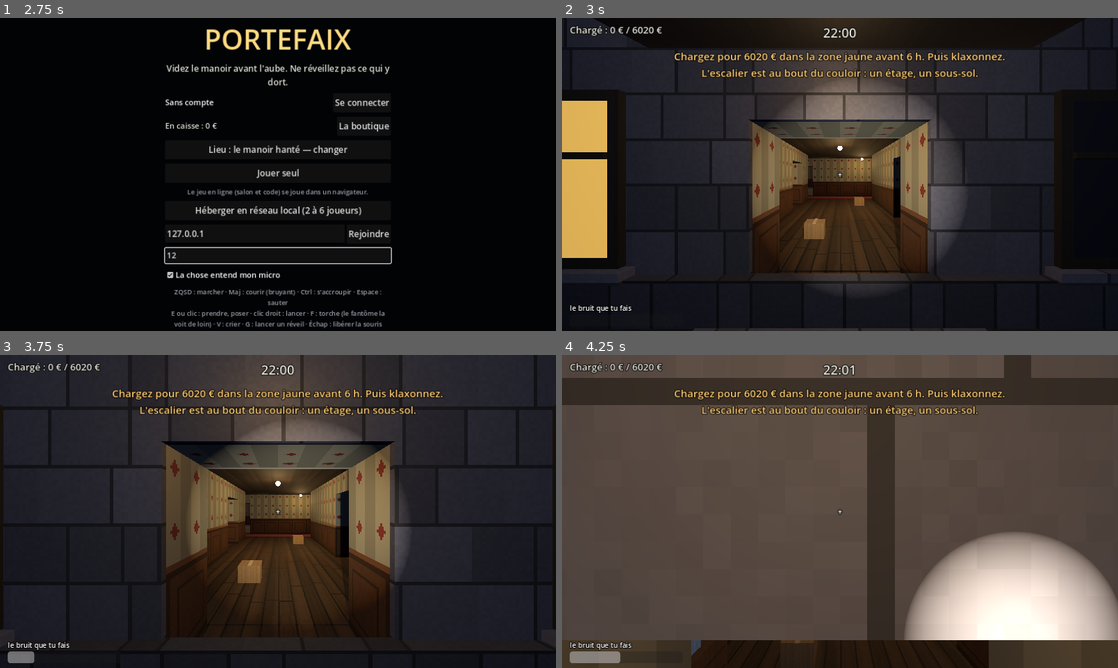
Above: before the commit, frames 1-4 (two rows, left to right).
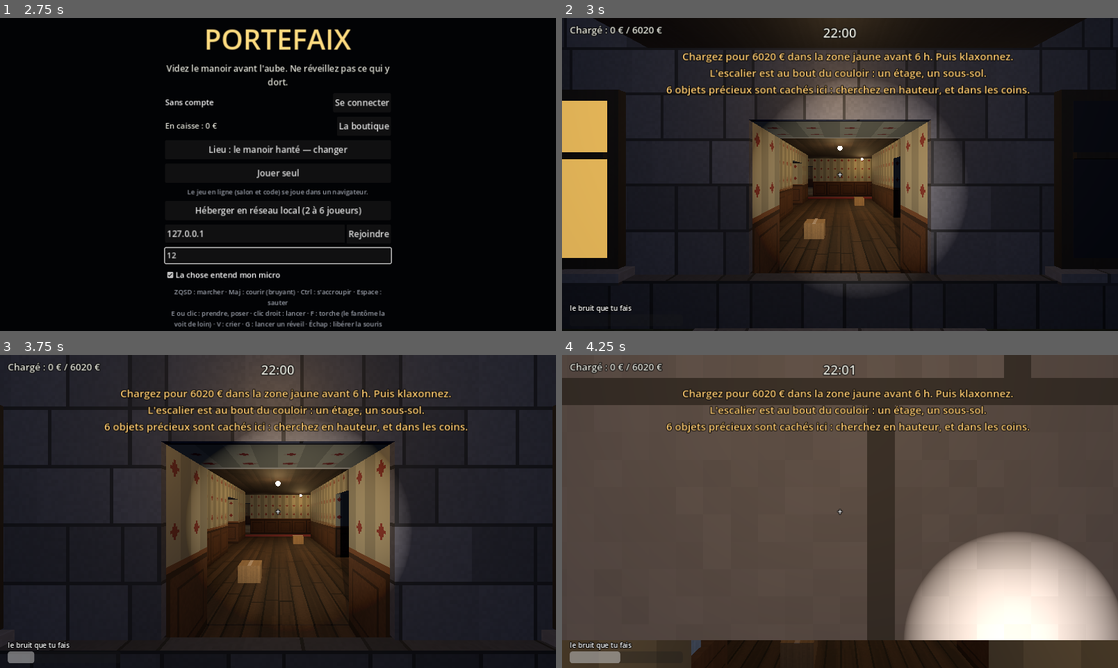
Above: after the commit, the same moments.

Repository: stonevalleyoff-ai/Portefaix
Game: Godot game, scene res://scenes/principal.tscn
Two runs of this game, one before a commit and one after it. Both use one fixed random seed, a clock stepped at 60 frames per second and the inputs below.
Inputs (mouse positions are in pixels of both pictures, inside the frame that each line leads up to):
- Up to frame 1 (2.75 s): click (278, 136) at 0.52 s; type "12" at 0.6 s; click (278, 155) at 0.75 s; type "12" at 0.83 s; click "Jouer sans compte" at 1.25 s; click (278, 255) at 2.02 s; type "12" at 2.1 s
- Up to frame 2 (3 s): click "Jouer seul" at 2.75 s
- Up to frame 3 (3.75 s): tap Enter at 3.5 s; move the mouse to (305, 511) at 3.52 s; hold W from 3.53 s (still down); tap E at 3.6 s; click (305, 511) at 3.67 s
- Up to frame 4 (4.25 s): keep holding W; tap Space at 3.77 s

Frame 1 is identical in both runs. In frame 2, 2.8% of the frame differs, in the area x 18-85%, y 10-25%; in frame 3, 2.8%; in frame 4, 3.0%, in the area x 18-85%, y 10-26%.

Commit message:
Des objets précieux cachés dans les lieux
Six par manoir, sept par bunker, un par pièce au plus, à tous les niveaux : sur le
dessus d'un meuble haut, ou dans un coin resté libre. Une montre en or, un collier, une
liasse, une statuette de jade, un œuf d'orfèvre, un diamant, des plans secrets… Ils
sont en plus du quota. La nuit s'ouvre en disant combien il y en a ; le premier qui en
prend un l'a trouvé, et tout le monde le sait.

Co-Authored-By: Claude Fable 5.2 <noreply@anthropic.com>
Claude-Session: https://claude.ai/code/session_0113xcVadwGKGBhLJGRbtKZF

Diff:
--- a/scripts/amenagement.gd
+++ b/scripts/amenagement.gd
@@ -29,6 +29,9 @@
 var fixes_n: Array = []
 var _n := 0                       # le niveau de la pièce qu'on meuble
 var _y0 := 0.0                    # et la hauteur de son plancher
+var _cachettes: Array = []        # où l'on peut cacher quelque chose : [le point, le niveau, la pièce, en hauteur ?]
+var _piece := 0
+var _passage := false             # la pièce qu'on meuble est un passage (un couloir, une entrée) : on n'y cache rien
 var _prime := false              # on meuble une pièce bonus : ce qu'on y pose est de la prime
 
 
@@ -36,6 +39,8 @@
 	m = maison
 	h = hasard
 	for p in m.pieces:
+		_piece += 1
+		_passage = p.type in ["couloir", "entree", "palier", "passerelle"]
 		_r = Rect2(p.rect)
 		_pris = []
 		_aux_murs = []
@@ -106,6 +111,33 @@
 				_buanderie()
 			"chaufferie":
 				_chaufferie()
+		# les coins restés libres de cette pièce : de quoi y cacher quelque chose, par terre
+		if not p.type in ["couloir", "entree", "palier", "passerelle"] and not _prime:
+			for coin: Vector2 in [_r.position + Vector2(0.3, 0.3), Vector2(_r.end.x - 0.3, _r.position.y + 0.3), Vector2(_r.position.x + 0.3, _r.end.y - 0.3), _r.end - Vector2(0.3, 0.3)]:
+				if _libre(Rect2(coin - Vector2(0.2, 0.2), Vector2(0.4, 0.4)), 0.0):
+					_cachettes.append([Vector3(coin.x, _y0, coin.y), _n, _piece, false])
+	_cacher()
+
+
+# Les objets précieux, cachés. Deux sortes de cachettes : le dessus d'un meuble haut (une armoire, une bibliothèque, un casier : il faut
+# lever les yeux), et un coin de pièce resté libre, par terre, dans l'ombre. Une cachette par pièce au plus, de tout à chaque niveau.
+func _cacher() -> void:
+	var combien: int = R.CACHES.get(m.lieu, 5)
+	var sortes: Array = _melange(R.PRECIEUX.get(m.lieu, R.PRECIEUX["manoir"]).duplicate())
+	var ou: Array = _melange(_cachettes)
+	var pieces_prises := {}
+	var par_niveau := {}
+	var faites := 0
+	for tour in 2:                           # d'abord une par niveau, puis ce qui reste
+		for c in ou:
+			if faites >= combien or pieces_prises.has(c[2]) or (tour == 0 and par_niveau.has(c[1])):
+				continue
+			var type: String = sortes[faites % sortes.size()]
+			var t := _t(type)
+			objets.append({"type": type, "pos": c[0] + Vector3(0.0, t.y * 0.5 + 0.02, 0.0), "yaw": h.randf() * TAU, "accroche": false, "bonus": true, "cache": true})
+			pieces_prises[c[2]] = true
+			par_niveau[c[1]] = true
+			faites += 1
 
 
 # --- les pièces ---
@@ -688,6 +720,8 @@
 	var t := _t(type)
 	var e := _emprise(c, t, yaw)
 	objets.append({"type": type, "pos": Vector3(c.x, _y0 + y + t.y * 0.5 + 0.02, c.y), "yaw": yaw, "accroche": false, "bonus": _prime})
+	if y <= 0.0 and t.y >= 1.7 and not _prime and not _passage:      # (le dessus d'un meuble haut : une cachette)
+		_cachettes.append([Vector3(c.x, _y0 + t.y + 0.02, c.y), _n, _piece, true])
 	if y <= 0.0:
 		_pris.append([e, t.y])
 		if R.CATALOGUE[type].masse >= R.OBJET_LEGER:
--- a/scripts/essai.gd
+++ b/scripts/essai.gd
@@ -186,6 +186,47 @@
 	verif(rangees and portes_libres, "tout est posé sur du sol, dans la maison, et rien ne barre une porte")
 	verif(antres, "dans chacune, le fantôme se réveille à un endroit dégagé de sa pièce, pas dans un meuble")
 	_bonus(Maison, Amenagement)
+	_caches(Maison, Amenagement)
+
+
+# les objets précieux cachés : dans chaque lieu, plusieurs, à des endroits qui tiennent
+func _caches(Maison, Amenagement) -> void:
+	var bien := true
+	var moins := 99
+	var hauts := 0
+	var coins := 0
+	var valeur := 0
+	for lieu in ["manoir", "bunker"]:
+		for graine in range(1, 7):
+			var m = Maison.new()
+			m.lieu = lieu
+			m.construire(graine)
+			var h := RandomNumberGenerator.new()
+			h.seed = graine + 1
+			var a = Amenagement.new()
+			a.amenager(m, h)
+			var n := 0
+			var pieces := {}
+			var niveaux := {}
+			for o in a.objets:
+				if not o.get("cache", false):
+					continue
+				n += 1
+				valeur += R.CATALOGUE[o.type].valeur
+				var niv: int = m.niveau_de(o.pos.y)
+				niveaux[niv] = true
+				var hauteur: float = o.pos.y - m.y_de(niv)
+				hauts += 1 if hauteur > 1.5 else 0
+				coins += 1 if hauteur < 0.5 else 0
+				bien = bien and o.bonus and m.lettre(int(o.pos.x), int(o.pos.z), niv) == "." and R.PRECIEUX[lieu].has(o.type)
+				for p in m.pieces:
+					if p.niveau == niv and Rect2(p.rect).has_point(Vector2(o.pos.x, o.pos.z)):
+						bien = bien and not pieces.has(p.rect) and not p.type in ["couloir", "entree", "palier"]
+						pieces[p.rect] = true
+			bien = bien and n == R.CACHES[lieu] and niveaux.size() >= mini(m.niveaux.size(), 3)
+			moins = mini(moins, n)
+			m.free()
+	verif(bien and moins >= 6 and hauts >= 10 and coins >= 10, "dans chaque manoir et chaque bunker, %d objets précieux au moins sont cachés, un par pièce au plus, à tous les niveaux : sur un meuble haut (%d) ou dans un coin (%d) ; %d € en moyenne" % [moins, hauts, coins, valeur / 12])
 
 
 # les maisons bonus : une sur quatre, avec ses pièces loufoques et ses trésors
@@ -805,6 +846,24 @@
 	await _attendre(0.2)
 	verif(jeu.etat == jeu.FIN and not jeu.gagne, "plus un porteur en vie : c'est perdu")
 
+	# un objet précieux caché : le premier qui le prend l'a trouvé
+	jeu.lancer()
+	await _attendre(0.5)
+	jeu.repit = 1e9
+	var cachette = null
+	for o in jeu.objets.values():
+		if o.cache:
+			cachette = o
+	var debut: String = jeu.ui._annonce.text
+	_pilote(jeu.moi)
+	jeu.moi.global_position = Vector3(cachette.global_position.x, jeu.maison.sol(cachette.global_position) + 0.05, cachette.global_position.z + 0.8)
+	await _attendre(0.3)
+	var pose: bool = cachette.valeur == cachette.valeur_neuve and cachette.global_position.y > jeu.maison.sol(cachette.global_position) - 0.05
+	jeu.prendre(1, cachette.id)
+	await _attendre(0.2)
+	verif(jeu.caches >= 4 and jeu.caches <= R.CACHES["manoir"] and debut.contains("objets précieux sont cachés") and pose and cachette.trouve and cachette.porteurs == [1] and jeu.ui._annonce.text.contains("a trouvé") and jeu.prime >= cachette.valeur,
+		"la nuit s'ouvre en disant que %d objets précieux sont cachés ; le porteur en trouve un (%s, %d €), et tout le monde le sait" % [jeu.caches, cachette.nom, cachette.valeur])
+	jeu.lacher(1, cachette.id, false)
 	print("12. La maison bonus")
 	var ordinaire: int = jeu.total
 	jeu.bonus_voulu = ["cave", "garage"]
--- a/scripts/objet.gd
+++ b/scripts/objet.gd
@@ -19,6 +19,8 @@
 var valeur := 0
 var fragile := 0.0
 var bonus := false                # un trésor de pièce bonus : il ne compte pas dans le quota
+var cache := false                # un objet précieux caché : le premier qui le prend l'a trouvé
+var trouve := false
 var maudit := false               # le prendre réveille ce qui dort
 var eveille := false
 var accroche := false             # tient encore à son mur
@@ -104,6 +106,25 @@
 	var or_ := Color(0.95, 0.75, 0.2)
 	var chrome := Color(0.7, 0.72, 0.75)
 	match type:
+		# --- les objets précieux cachés ---
+		"montre_or":
+			return [[0, 0, 0, 0.5, 1, 0.5, c], [0, 0.3, 0, 0.36, 0.5, 0.36, Color(0.95, 0.95, 0.9)], [0, -0.2, 0.4, 0.26, 0.5, 0.36, sombre], [0, -0.2, -0.4, 0.26, 0.5, 0.36, sombre]]
+		"collier":
+			return [[0, 0, 0.42, 1, 1, 0.16, c], [0, 0, -0.42, 1, 1, 0.16, c], [0.42, 0, 0, 0.16, 1, 1, c], [-0.42, 0, 0, 0.16, 1, 1, c], [0, 0.2, 0.46, 0.2, 1.2, 0.2, Color(0.9, 0.7, 0.2)]]
+		"liasse":
+			return [[0, 0, 0, 1, 1, 1, c], [0, 0, 0, 0.2, 1.04, 1.04, Color(0.9, 0.88, 0.75)], [0.3, 0.5, 0, 0.3, 0.04, 0.5, clair]]
+		"statuette_jade":
+			return [[0, -0.42, 0, 1, 0.16, 1, sombre], [0, -0.1, 0, 0.7, 0.5, 0.7, c], [0, 0.3, 0, 0.5, 0.3, 0.6, c], [0, 0.46, 0.1, 0.3, 0.1, 0.3, clair]]
+		"oeuf_precieux":
+			return [[0, -0.42, 0, 0.7, 0.16, 0.7, or_], [0, 0.04, 0, 1, 0.6, 1, c], [0, 0.4, 0, 0.6, 0.2, 0.6, c], [0, 0.04, 0, 1.04, 0.1, 1.04, or_], [0, 0.5, 0, 0.2, 0.08, 0.2, or_]]
+		"diamant":
+			return [[0, 0.15, 0, 1, 0.5, 1, c], [0, -0.25, 0, 0.5, 0.5, 0.5, clair], [0, 0.42, 0, 0.6, 0.16, 0.6, Color(1, 1, 1)]]
+		"bourse_or":
+			return [[0, -0.1, 0, 1, 0.8, 1, c], [0, 0.38, 0, 0.5, 0.24, 0.5, sombre], [0.2, 0.46, 0.2, 0.3, 0.1, 0.3, or_], [-0.3, -0.45, 0.4, 0.3, 0.1, 0.3, or_]]
+		"plans_secrets":
+			return [[0, 0, 0, 1, 1, 1, c], [0, 0.5, 0, 0.8, 0.1, 0.7, Color(0.3, 0.45, 0.75)], [0.3, 0.52, -0.3, 0.3, 0.1, 0.2, Color(0.8, 0.1, 0.1)]]
+		"medailles":
+			return [[0, 0, 0, 1, 1, 1, c], [-0.25, 0.5, 0, 0.2, 0.2, 0.4, or_], [0.05, 0.5, 0, 0.2, 0.2, 0.4, chrome], [0.33, 0.5, 0, 0.2, 0.2, 0.4, Color(0.7, 0.45, 0.2)]]
 		# --- le bunker ---
 		"lit_camp":
 			return [[0, 0.1, 0, 1, 0.24, 1, c], [0, 0.3, -0.4, 0.8, 0.2, 0.16, clair], [0, 0.24, 0.1, 0.96, 0.08, 0.6, sombre]] + pieds
--- a/scripts/principal.gd
+++ b/scripts/principal.gd
@@ -50,6 +50,7 @@
 var hasard := RandomNumberGenerator.new()
 var temps := 0.0
 var total := 0
+var caches := 0                   # combien d'objets précieux sont cachés dans ce lieu
 var prime := 0                    # ce que valent les trésors d'une maison bonus (hors quota)
 var quota := 0
 var charge := 0
@@ -522,6 +523,8 @@
 	else:
 		var noms: Array = maison.bonus.map(func(b): return maison.NOMS[b])
 		ui.annoncer("MANOIR BONUS ! Ici : %s. Une fortune, en plus du quota.\nChargez pour %d € avant 6 h, puis klaxonnez." % [" et ".join(noms) if noms.size() < 3 else "%s, %s et %s" % noms, quota], 10.0)
+	if caches > 0:                           # (et ce qu'on ne voit pas en entrant)
+		ui._annonce.text += "\n%d objets précieux sont cachés ici : cherchez en hauteur, et dans les coins." % caches
 	if not tactile.actif:
 		Input.mouse_mode = Input.MOUSE_MODE_CAPTURED
 
@@ -552,6 +555,7 @@
 	maison.encombrer(a.lourds, a.fixes, a.lourds_n, a.fixes_n)
 	total = 0
 	prime = 0
+	caches = 0
 	for d in a.objets:
 		var o := Objet.new()
 		o.preparer(self, objets.size(), d.type)
@@ -567,6 +571,8 @@
 			o.traine.connect(_sur_traine)
 		objets[o.id] = o
 		o.bonus = d.get("bonus", false)
+		o.cache = d.get("cache", false)
+		caches += 1 if o.cache else 0
 		if o.bonus:                      # la prime ne compte pas dans le quota : c'est en plus
 			prime += o.valeur
 		else:                            # (à l'étage, au sous-sol, au fond du bunker : cela pèse moins dans le quota)
@@ -652,6 +658,10 @@
 		_dire_a(qui, "Tes bras repoussent encore.")
 		return
 	objet_info.rpc(ido, o.valeur, o.prises + o.accroches(j, libres))
+	if o.cache and not o.trouve:     # un objet précieux caché : le premier qui le prend l'a trouvé, et tout le monde le sait
+		o.trouve = true
+		son_a.rpc("vote", o.global_position, 0.0)
+		annonce.rpc("%s a trouvé %s, caché là : %d € !" % [j.nom, o.nom, o.valeur])
 	if o.maudit and not o.eveille:   # on ne touche pas au grimoire : dans la maison, ça s'entend de partout
 		o.eveille = true
 		for c in choses:
@@ -1194,7 +1204,7 @@
 		pseudos[str(j.id)] = j.nom
 	var t := {"etat": ["menu", "salon", "partie", "fin"][etat], "connecte": compte.connecte, "pseudo": compte.nom(), "avis": ui._avis.text,
 		"refus": ui._connexion_avis.text, "a_changer": compte.a_changer, "avis_compte": compte.avis, "erreur_compte": compte.erreur, "code": salon.code, "numero": salon.numero, "membres": salon.membres, "relies": Array(multiplayer.get_peers()),
-		"hote": serveur, "regard": [snappedf(moi.yaw, 0.01), snapp …(190 unchanged characters)… aison != null else [], "prime": prime, "lieu": maison.lieu if maison != null els …(275 unchanged characters)…
+		"hote": serveur, "regard": [snappedf(moi.yaw, 0.01), snapp …(190 unchanged characters)… aison != null else [], "prime": prime, "caches": caches, "lieu": maison.lieu if maison != null els …(275 unchanged characters)…
 		"bras": moi.repousse if moi != null else [], "quota": quota, "reperes": ui.reperes()}
 	if maison != null:
 		t["cage"] = [maison.cage.position.x, maison.cage.position.y, maison.cage.size.x, maison.cage.size.y]
--- a/scripts/regles.gd
+++ b/scripts/regles.gd
@@ -180,6 +180,10 @@
 
 # l'étage et le sous-sol : ce qu'on y trouve compte pour un tiers dans le quota (il faut le descendre, ou le remonter, par l'escalier)
 const PART_ETAGES := 0.33
+# les objets précieux cachés : combien par lieu, et lesquels
+const CACHES := {"manoir": 6, "bunker": 7}
+const PRECIEUX := {"manoir": ["montre_or", "collier", "liasse", "statuette_jade", "oeuf_precieux", "diamant", "bourse_or"],
+	"bunker": ["plans_secrets", "medailles", "liasse", "montre_or", "diamant", "bourse_or", "lingot"]}
 const CHANCE_BONUS := 0.25
 const BONUS := ["cave", "garage", "tresor", "arcade", "nains", "trone"]
 
@@ -221,6 +225,16 @@
 	"frigo": {"nom": "un frigo", "taille": Vector3(0.7, 1.8, 0.68), "masse": 75.0, "valeur": 420, "fragile": 0.4, "couleur": Color(0.88, 0.89, 0.9)},
 	"armoire": {"nom": "une armoire", "taille": Vector3(1.2, 2.0, 0.6), "masse": 80.0, "valeur": 500, "fragile": 0.3, "couleur": Color(0.3, 0.19, 0.1)},
 	"piano": {"nom": "un piano", "taille": Vector3(1.5, 1.2, 0.65), "masse": 120.0, "valeur": 900, "fragile": 0.5, "couleur": Color(0.06, 0.06, 0.07)},
+	# --- les objets précieux, cachés : sur le haut d'une armoire, dans un coin sombre. Petits, légers, très chers ; en plus du quota. ---
+	"montre_or": {"nom": "une montre en or", "taille": Vector3(0.12, 0.05, 0.12), "masse": 0.2, "valeur": 800, "fragile": 0.5, "couleur": Color(0.95, 0.75, 0.2)},
+	"collier": {"nom": "un collier de perles", "taille": Vector3(0.22, 0.05, 0.22), "masse": 0.3, "valeur": 1200, "fragile": 0.3, "couleur": Color(0.95, 0.93, 0.88)},
+	"liasse": {"nom": "une liasse de billets", "taille": Vector3(0.18, 0.08, 0.1), "masse": 0.4, "valeur": 1500, "fragile": 0.0, "couleur": Color(0.45, 0.65, 0.4)},
+	"statuette_jade": {"nom": "une statuette de jade", "taille": Vector3(0.14, 0.3, 0.12), "masse": 1.5, "valeur": 2000, "fragile": 0.8, "couleur": Color(0.3, 0.7, 0.5)},
+	"oeuf_precieux": {"nom": "un œuf d'orfèvre", "taille": Vector3(0.14, 0.22, 0.14), "masse": 0.8, "valeur": 3500, "fragile": 1.0, "couleur": Color(0.3, 0.4, 0.85)},
+	"diamant": {"nom": "un diamant", "taille": Vector3(0.09, 0.08, 0.09), "masse": 0.1, "valeur": 5000, "fragile": 0.0, "couleur": Color(0.85, 0.95, 1.0)},
+	"bourse_or": {"nom": "une bourse de pièces d'or", "taille": Vector3(0.16, 0.14, 0.16), "masse": 1.2, "valeur": 1000, "fragile": 0.0, "couleur": Color(0.45, 0.3, 0.18)},
+	"plans_secrets": {"nom": "des plans secrets", "taille": Vector3(0.32, 0.04, 0.24), "masse": 0.3, "valeur": 1800, "fragile": 0.2, "couleur": Color(0.85, 0.82, 0.7)},
+	"medailles": {"nom": "un écrin de médailles", "taille": Vector3(0.24, 0.06, 0.16), "masse": 0.6, "valeur": 900, "fragile": 0.1, "couleur": Color(0.25, 0.1, 0.12)},
 	# --- le bunker ---
 	"lit_camp": {"nom": "un lit de camp", "taille": Vector3(0.9, 0.5, 1.9), "masse": 22.0, "valeur": 90, "fragile": 0.2, "couleur": Color(0.3, 0.36, 0.26)},
 	"casier": {"nom": "un casier", "taille": Vector3(0.6, 1.8, 0.5), "masse": 35.0, "valeur": 150, "fragile": 0.2, "couleur": Color(0.35, 0.4, 0.42)},
Not shown, changed: LISEZ-MOI.md
